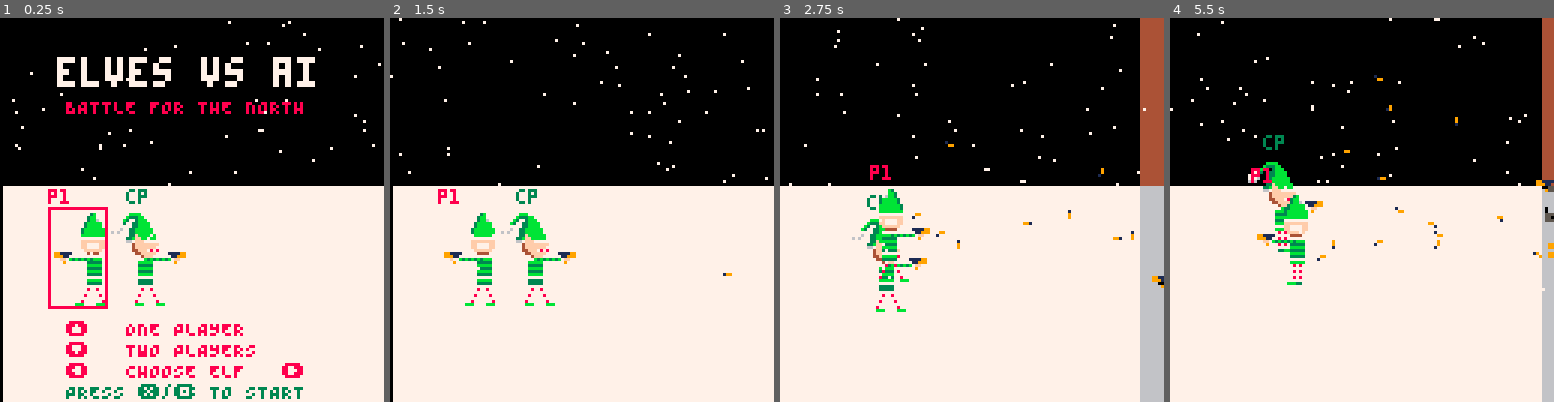
Above: before the commit, frames 1-4 (left to right).
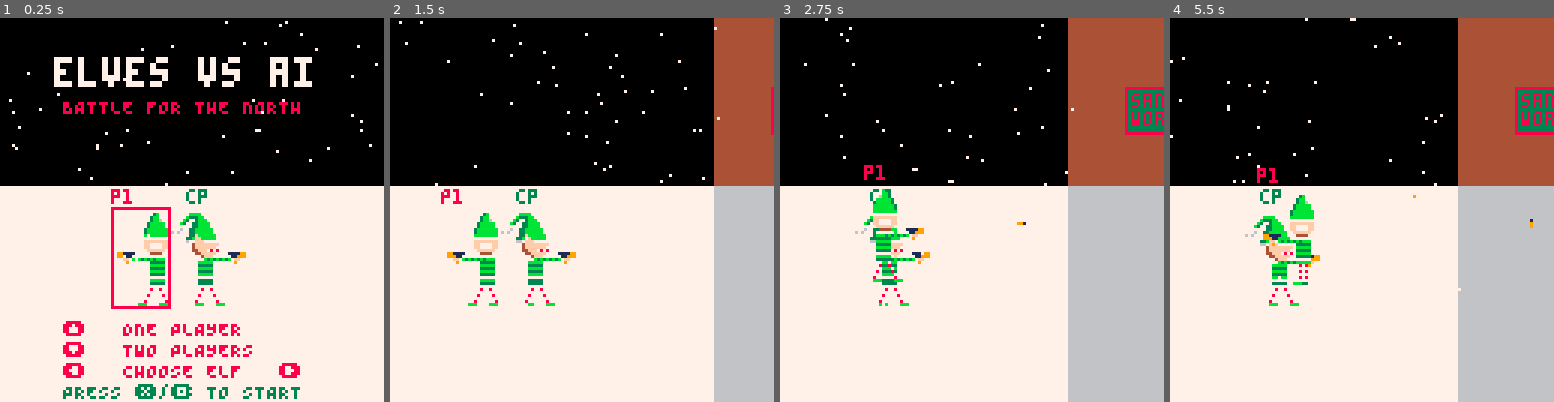
Above: after the commit, the same moments.

Repository: ryangrossGitHub/eva
Game: PICO-8 cartridge eva.p8
The game is run twice, just before and just after one commit, with the same random seed, the same clock (stepped at 60 frames per second) and the same inputs.
Inputs:
- Up to frame 1 (0.25 s): no input
- Up to frame 2 (1.5 s): tap X (X key) at 0.33, 1.07 s; tap O (Z key) at 0.7 s
- Up to frame 3 (2.75 s): hold Right 1.6-2.1 s; tap O (Z key) at 1.7, 2.1, 2.5 s; tap X (X key) at 1.85 s; hold Up 2.15-2.42 s; hold Right from 2.47 s (still down)
- Up to frame 4 (5.5 s): tap O (Z key) every 0.4 s from 2.9 to 5.3 s; tap X (X key) at 2.97, 4.08, 5.2 s; release Right at 3.03 s; hold Left 3.08-3.58 s; hold Down 3.63-3.97 s; hold Right 4.02-4.68 s; hold Up 4.73-5.03 s; hold Left from 5.08 s (still down)

The runs differ from the first frame. In frame 1, 12% of the frame differs, in the area x 0-100%, y 0-100%; in frame 2, 17%; in frame 3, 22%; in frame 4, 26%.

Commit message:
Updated enemy death animations.

Diff:
--- a/src/enemies.lua
+++ b/src/enemies.lua
@@ -5,7 +5,7 @@
 enemy_spawn_delay_count = 0
 enemy_health = 20
 enemy_head_sprite_list = {132, 133, 148, 149, 164, 165, 180, 181}
-enemy_dead_frame = 40 -- how long before removing from table to avoid out of mem error
+enemy_dead_frame = 60 -- how long before removing from table to avoid out of mem error
 
 function spawn_enemy(speed)
 	enemy = {
@@ -13,11 +13,12 @@
 		sprite_number_face = 132, --rnd(enemy_head_sprite_list),
 		speed = speed, -- movement speed
 		flip_sprite = true,
+		rotate_sprite = false,
 		x = camera_x + screen_size + 16,
 		y = rnd(48) + 48,
 		w = 8,
 		h = 32,
-		death_animation_frame_delay = 7,
+		death_animation_frame_delay = 4,
 		death_animation_frame_count = 0, -- death animation frame count
 		dead = false,
 		hit = false,
@@ -64,8 +65,13 @@
 				if enemy.death_animation_frame_count >= enemy.death_animation_frame_delay then
 					enemy.death_animation_frame_count = 0
 
-					if enemy.sprite_number == 134 then
-						enemy.sprite_number = 186
+					sfx(0)
+					spawn_dart(enemy.x+18, enemy.y, rnd(4) - 2, -3, true)
+
+					if enemy.sprite_number == 170 then
+						enemy.sprite_number = 138
+					elseif enemy.sprite_number == 138 then
+						enemy.sprite_number = 170
 					end
 				end
 			end
@@ -84,7 +90,7 @@
 
 				if enemy.damage >= enemy.max_damage then
 					enemy.dead = true
-                	enemy.sprite_number = 134
+                	enemy.sprite_number = 170
 				end
 			else
 				-- walk and fire
@@ -98,6 +104,7 @@
 						enemy.sprite_number = 146
 					elseif enemy.sprite_number == 146 then
 						enemy.sprite_number = 144
+						enemy.rotate_sprite = true
 					end
 				end
 			end
@@ -152,9 +159,9 @@
 	for enemy in all(enemies) do
 		if enemy.sprite_number == -1 then
 			-- shotgun death, don't draw
-		elseif enemy.sprite_number == 186 then
+		elseif enemy.sprite_number == 170 or enemy.sprite_number == 138 then
 			-- wide instead of tall sprite
-			spr(enemy.sprite_number, enemy.x, enemy.y+14, 4, 1, enemy.flip_sprite, false)
+			spr(enemy.sprite_number, enemy.x, enemy.y+8, 4, 2, enemy.flip_sprite, false)
 		elseif enemy.sprite_number == 134 then
 			-- wide instead of tall sprite and need to lower it
 			spr(enemy.sprite_number, enemy.x, enemy.y-8, 4, 4, enemy.flip_sprite, false)
@@ -172,23 +179,3 @@
 		end
 	end
 end
-
-function enemy_die(enemy, weapon, flip, rotate)
- 	enemy.dead = true
-
-	if weapon == 1 or weapon == 7 or weapon == nil then
-		enemy.sprite_number = -1
-	else
-		enemy.sprite_number = 150
-	end
-
-	if weapon == nil then
-		return -- early exit, no particles
-	end
-
-	local particle_count = 10
-
-	if weapon == 1 or weapon == 7 then
-		particle_count = 30
-	end
-end
--- a/src/main.lua
+++ b/src/main.lua
@@ -20,6 +20,7 @@
  	if stage == 0 then
   		update_start()
 	else
+		center_camera_on_players()
 		-- Initial delay before spawning enemies for this stage
 		if stages[stage].enemy_spawn_initial_delay and
 			stages[stage].enemy_spawn_initial_delay_count <  stages[stage].enemy_spawn_initial_delay then
@@ -49,7 +50,6 @@
 	end
 
 	check_weapon_found()
-	center_camera_on_players()
 	update_darts(enemies)
 	update_enemies()
 	update_player_anims(p1)
--- a/src/players.lua
+++ b/src/players.lua
@@ -1,13 +1,11 @@
 player_move = false
 
-init_jenn_x = 18
-init_chad_x = 44
+init_jenn_x = 40
+init_chad_x = 65
 init_player_y = 64
 
 camera_shake_offset = 0
 camera_shake_offset_amount = 1
-
-bot_nerf_multiplier = 1.5
 
 bounce_delay = 18
 bounce_count = 0
--- a/src/stages.lua
+++ b/src/stages.lua
@@ -13,7 +13,7 @@
   {
     enemy_spawn_count = 999, -- unlimited
     enemy_speed = 0.4,
-    enemy_spawn_delay = 18,
+    enemy_spawn_delay = 100,
     enemy_spawn_initial_delay = 0,
     enemy_spawn_initial_delay_count = 0,
     music_track = 0,
Not shown, changed: 32 lines of the sprite sheet (__gfx__) section of eva.p8
